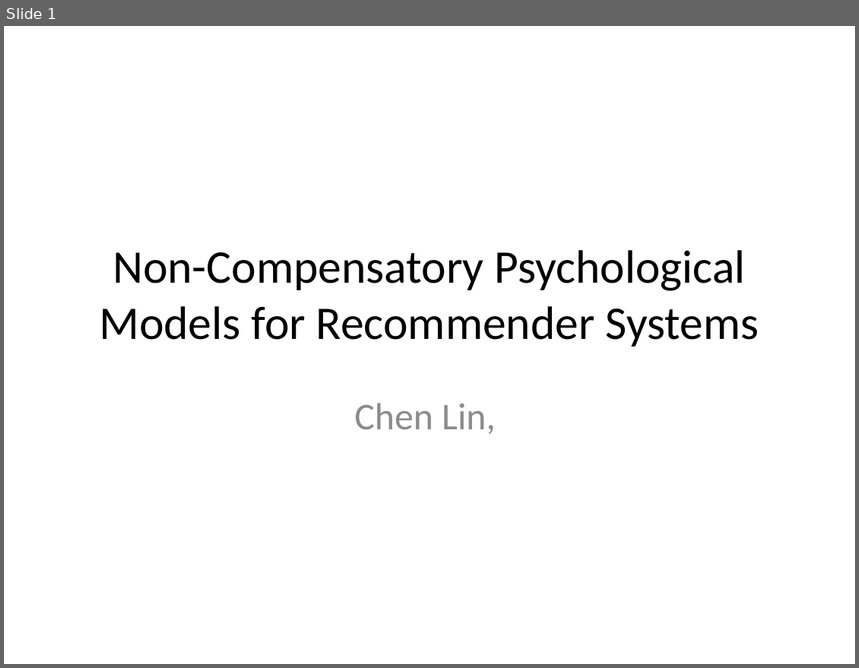
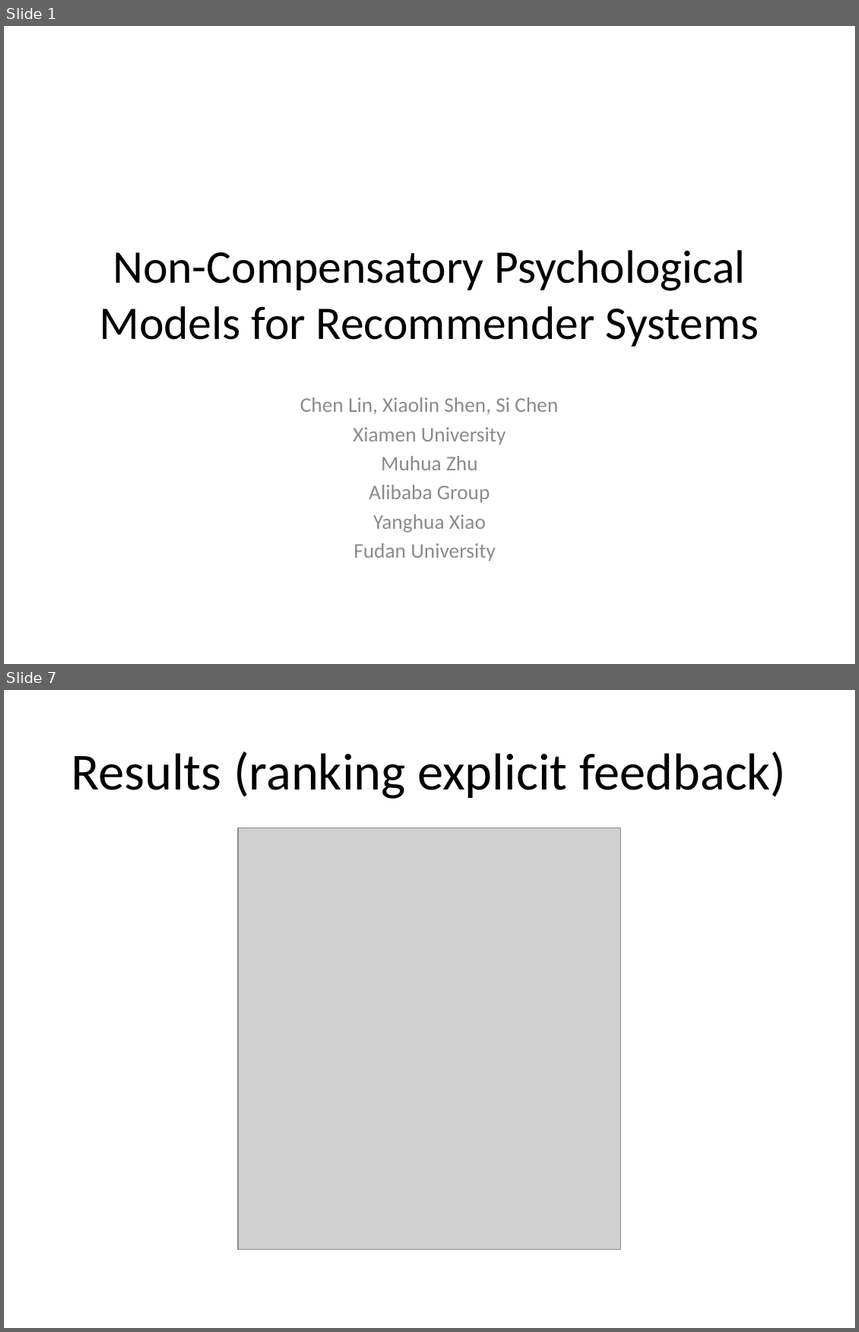
Before and after one commit to cheyennelin/0Psychological, a slide deck: Non-Compensatory Psychological Models for Recommender Systems.pptx. Shown one above the other, each under a label of ours: slide 1 before the commit, slides 1 and 7 after it; the slides between them are not shown. The pictures are 859x668 and 859x1332 pixels, drawn with LibreOffice and Linux fonts; fonts in the diff are those of the drawing; grey boxes stand for pictures. Boxes give left, top, right and bottom in pixels: in the first picture for what was removed or moved away, otherwise in the second. Text is boxed around its words. In the diff, an @@ line names an element or a change of style, - is before the commit and + after.

```diff
--- a/Non-Compensatory Psychological Models for Recommender Systems.pptx
+++ b/Non-Compensatory Psychological Models for Recommender Systems.pptx
@@ slide 7 added at (x1=4, y1=690, x2=855, y2=1328), background #FFFFFF @@
@@ title added at (x1=72, y1=752, x2=787, y2=799), 44 pt, text #000000 @@
+Results (ranking explicit feedback)
@@ picture added at (x1=238, y1=828, x2=621, y2=1249) @@
@@ slide 1 changed as well @@
@@ subtitle at (x1=300, y1=398, x2=558, y2=562): text changed; size 32 to 17.6 pt @@
-Chen Lin,
+Chen Lin, Xiaolin Shen, Si Chen
+Xiamen University
+Muhua Zhu
+Alibaba Group
+Yanghua Xiao
+Fudan University
```
Also in this commit, not shown: 7 other slides added, 3 other files.
